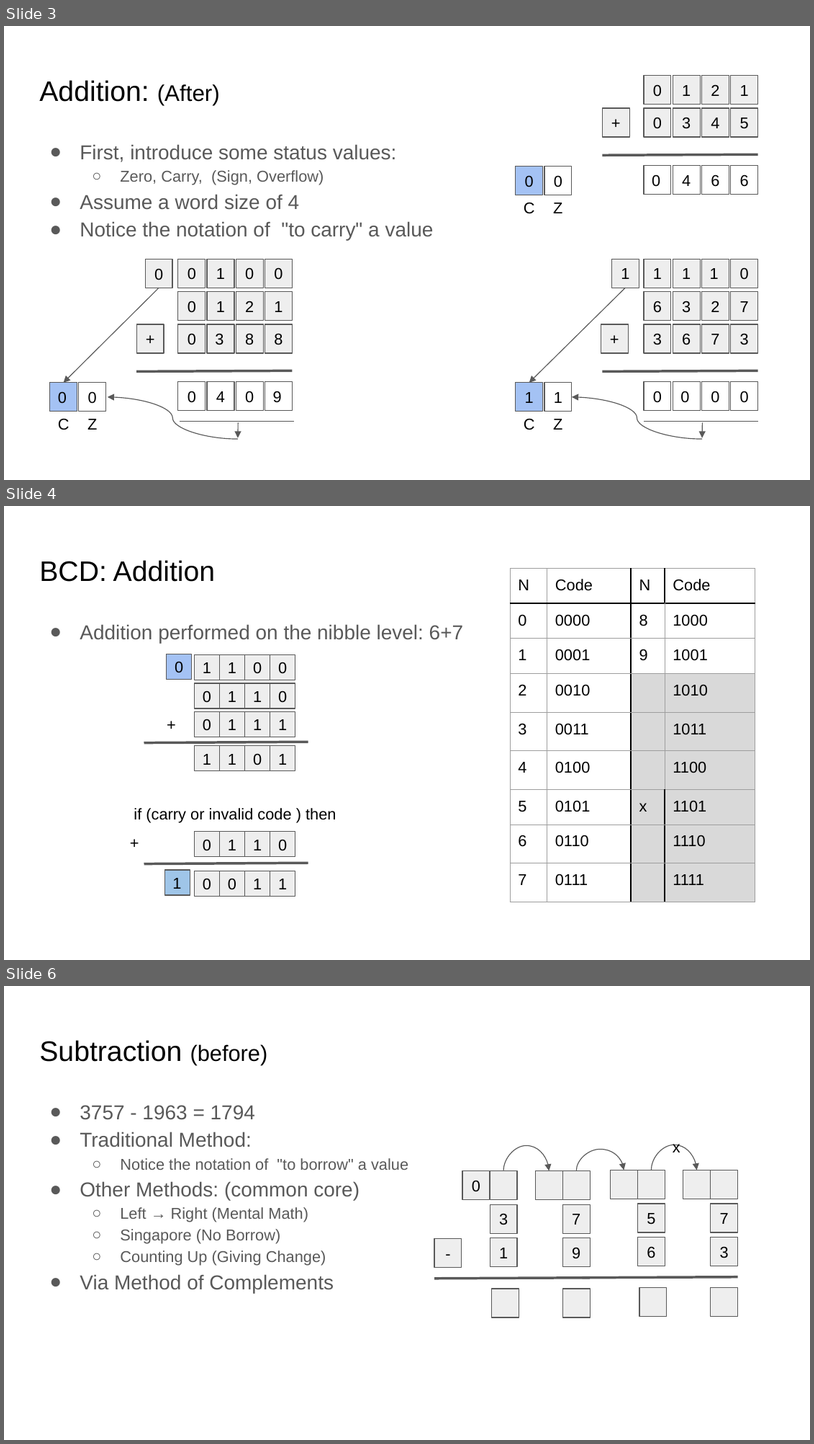
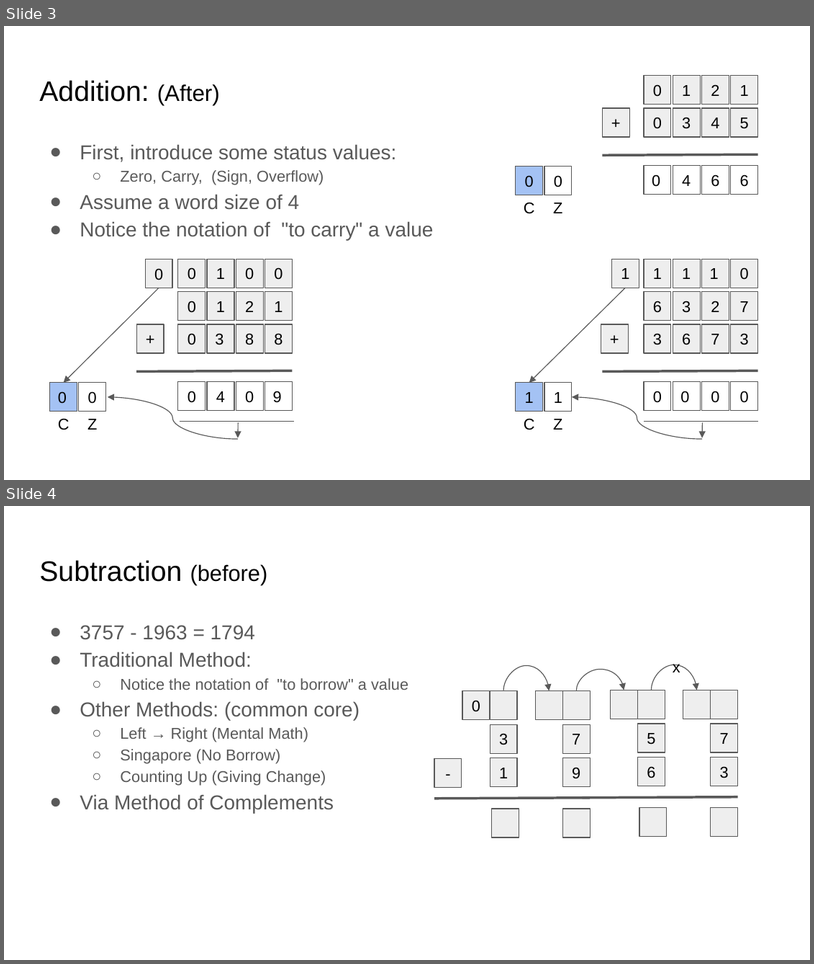
Before and after one commit to COMP122/comp122-s23, a slide deck: format-encodings/documents/ARCHIVE/base10-mathematical-review.pptx. Shown one above the other, each under a label of ours: slides 3, 4 and 6 before the commit, slides 3 and 4 after it; the slides between them are not shown. The pictures are 814x1444 and 814x964 pixels, drawn with LibreOffice and Linux fonts; fonts in the diff are those of the drawing. Boxes give left, top, right and bottom in pixels: in the first picture for what was removed or moved away, otherwise in the second. Text is boxed around its words. In the diff, an @@ line names an element or a change of style, - is before the commit and + after.

```diff
--- a/format-encodings/documents/ARCHIVE/base10-mathematical-review.pptx
+++ b/format-encodings/documents/ARCHIVE/base10-mathematical-review.pptx
@@ slide 4 removed at <box>4,506,810,960</box>, background #FFFFFF @@
@@ title removed at <box>39,560,216,582</box> @@
-BCD: Addition
@@ table removed at <box>510,569,756,888</box>, 9 rows, 4 columns @@
-N | Code | N | Code
-0 | 0000 | 8 | 1000
-1 | 0001 | 9 | 1001
-2 | 0010 |  | 1010
-3 | 0011 |  | 1011
-4 | 0100 |  | 1100
-5 | 0101 | x | 1101
-6 | 0110 |  | 1110
-7 | 0111 |  | 1111
@@ text removed at <box>80,624,463,643</box> @@
-● Addition performed on the nibble level: 6+7
@@ rectangle removed at <box>167,654,192,680</box> @@
-0
@@ group removed at <box>194,654,295,680</box>: 4 rectangles @@
-1
-1
-0
-0
@@ group removed at <box>194,683,295,708</box>: 4 rectangles @@
-0
-1
-1
-0
@@ text removed at <box>158,710,185,739</box> @@
-+
@@ group removed at <box>194,712,295,736</box>: 4 rectangles @@
-0
-1
-1
-1
@@ line removed from (308, 741) to (144, 742) @@
@@ group removed at <box>194,746,295,770</box>: 4 rectangles @@
-1
-1
-0
-1
@@ text removed at <box>134,808,336,823</box> @@
-if (carry or invalid code ) then
@@ text removed at <box>84,828,185,857</box> @@
-+
@@ group removed at <box>194,831,295,856</box>: 4 rectangles @@
-0
-1
-1
-0
@@ line removed from (308, 862) to (144, 863) @@
@@ rectangle removed at <box>165,870,190,895</box> @@
-1
@@ group removed at <box>194,870,295,896</box>: 4 rectangles @@
-0
-0
-1
-1
@@ what was slide 6 is now slide 4 @@
```
Also in this commit, not shown: 4 other slides removed, 3 other files.
